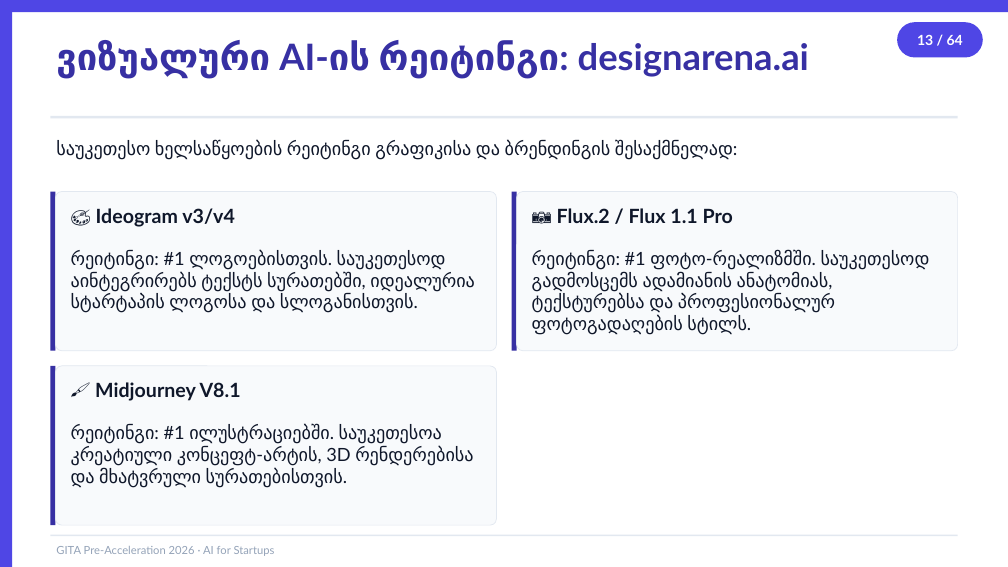
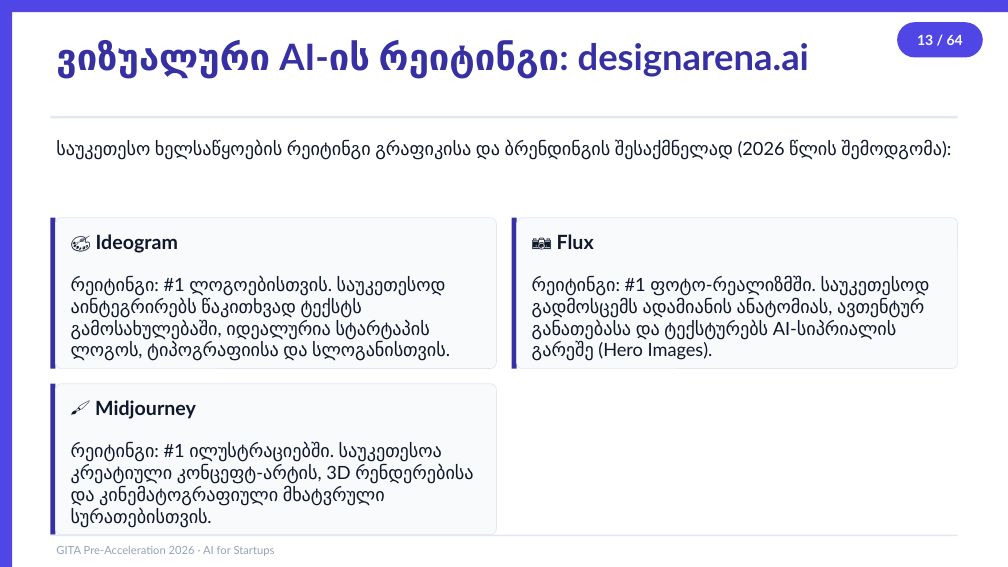
Before and after one commit to basilaia123/ai2026, a slide deck: slide 13 of GITA/Pre-Acceleration/2026-5h-AI-for-Startups/day1-slides.pptx. Drawn at 1008x567 pixels with LibreOffice and Linux fonts; fonts in the diff are those of the drawing. Boxes give left, top, right and bottom in pixels: in the first picture for what was removed or moved away, otherwise in the second. Text is boxed around its words. In the diff, an @@ line names an element or a change of style, - is before the commit and + after.

```diff
--- a/GITA/Pre-Acceleration/2026-5h-AI-for-Startups/day1-slides.pptx
+++ b/GITA/Pre-Acceleration/2026-5h-AI-for-Startups/day1-slides.pptx
@@ text at (56,140,942,159): text changed @@
-საუკეთესო ხელსაწყოების რეიტინგი გრაფიკისა და ბრენდინგის შესაქმნელად:
+საუკეთესო ხელსაწყოების რეიტინგი გრაფიკისა და ბრენდინგის შესაქმნელად (2026 წლის შემოდგომა):
@@ rectangle: place and size @@
-rectangle at (50,192,55,351)
+rectangle at (50,218,55,369)
@@ rounded rectangle: place and size @@
-rounded rectangle at (55,192,497,351)
+rounded rectangle at (55,218,497,369)
@@ text at (96,234,178,253): text changed @@
-🎨 Ideogram v3/v4
+🎨 Ideogram
@@ rectangle: place and size @@
-rectangle at (512,192,517,351)
+rectangle at (512,218,517,369)
@@ rounded rectangle: place and size @@
-rounded rectangle at (516,192,958,351)
+rounded rectangle at (516,218,958,369)
@@ text at (557,234,594,249): text changed @@
-📷 Flux.2 / Flux 1.1 Pro
+📷 Flux
@@ text at (71,276,446,361): text changed @@
-რეიტინგი: #1 ლოგოებისთვის. საუკეთესოდ აინტეგრირებს ტექსტს სურათებში, იდეალურია სტარტაპის ლოგოსა და სლოგანისთვის.
+რეიტინგი: #1 ლოგოებისთვის. საუკეთესოდ აინტეგრირებს წაკითხვად ტექსტს გამოსახულებაში, იდეალურია სტარტაპის ლოგოს, ტიპოგრაფიისა და სლოგანისთვის.
@@ text at (532,276,930,361): text changed @@
-რეიტინგი: #1 ფოტო-რეალიზმში. საუკეთესოდ გადმოსცემს ადამიანის ანატომიას, ტექსტურებსა და პროფესიონალურ ფოტოგადაღების სტილს.
+რეიტინგი: #1 ფოტო-რეალიზმში. საუკეთესოდ გადმოსცემს ადამიანის ანატომიას, ავთენტურ განათებასა და ტექსტურებს AI-სიპრიალის გარეშე (Hero Images).
@@ rectangle: place and size @@
-rectangle at (50,366,55,525)
+rectangle at (50,384,55,535)
@@ rounded rectangle: place and size @@
-rounded rectangle at (55,366,497,525)
+rounded rectangle at (55,384,497,535)
@@ text at (95,400,196,419): text changed @@
-🖌️ Midjourney V8.1
+🖌️ Midjourney
@@ text at (71,443,473,527): text changed @@
-რეიტინგი: #1 ილუსტრაციებში. საუკეთესოა კრეატიული კონცეფტ-არტის, 3D რენდერებისა და მხატვრული სურათებისთვის.
+რეიტინგი: #1 ილუსტრაციებში. საუკეთესოა კრეატიული კონცეფტ-არტის, 3D რენდერებისა და კინემატოგრაფიული მხატვრული სურათებისთვის.
```
Also in this commit, not shown: 11 other slides changed, 52 other files.
